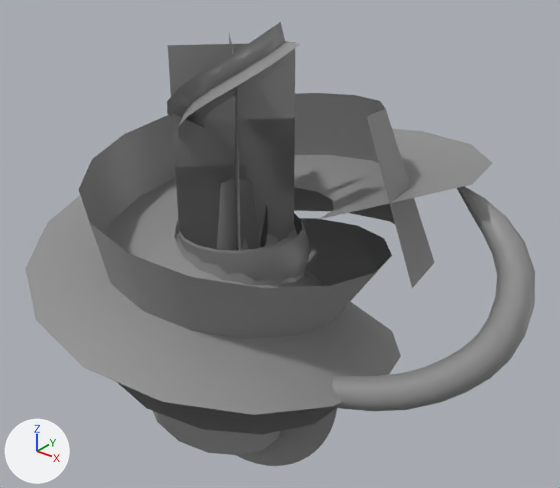
What one commit did to the FBX model Assets/Meshes/Effect/Flogas/Helix_Paladin02.fbx.
Both versions are drawn from a camera (50 mm lens) standing at (4.14, -4.57, 4.2) and looking at (0.32, 0.19, 1.24). Lighting does not change. The marker at lower left points along +X, +Y and +Z. Where no turn or scale is listed for an object, it has been applied to the vertices.

Before the edit, the objects in view are built like this:
```python
ob_fx_marshihit_plane_001_sm_phs = bpy.data.objects.new('FX_Marshihit_Plane_001_SM_PHS', me_fx_marshihit_plane_001_sm_phs)
ob_fx_marshihit_plane_001_sm_phs.location = (0.0, 0.0, 0.0)
ob_fx_minoarcatttrail_001_sm_cjs = bpy.data.objects.new('FX_MinoArcATTTrail_001_SM_CJS', me_fx_minoarcatttrail_001_sm_cjs)
ob_fx_minoarcatttrail_001_sm_cjs.location = (0.0, 0.0, 0.0)
ob_fx_twistcylinder02_sm = bpy.data.objects.new('fx_twistCylinder02_SM', me_fx_twistcylinder02_sm)
ob_fx_twistcylinder02_sm.location = (0.0, 0.0, 0.0)
ob_fx_twistcylinder_001_sm_cjh = bpy.data.objects.new('FX_twistCylinder_001_SM_CJH', me_fx_twistcylinder_001_sm_cjh)
ob_fx_twistcylinder_001_sm_cjh.location = (0.0, 0.0, 0.0)
ob_fx_twistcylinder_002_sm_cjh = bpy.data.objects.new('FX_twistCylinder_002_SM_CJH', me_fx_twistcylinder_002_sm_cjh)
ob_fx_twistcylinder_002_sm_cjh.location = (0.0, 0.0, 0.0)
ob_fx_twistmesh_006_sm_hkb = bpy.data.objects.new('FX_TwistMesh_006_SM_HKB', me_fx_twistmesh_006_sm_hkb)
ob_fx_twistmesh_006_sm_hkb.location = (0.0, 0.0, 0.0)
ob_fx_x_lhelix_twstwind01 = bpy.data.objects.new('fx_X_LHelix_twstwind01', me_fx_x_lhelix_twstwind01)
ob_fx_x_lhelix_twstwind01.location = (0.0, 0.0, 0.0)
ob_fx_x_longmesh_01 = bpy.data.objects.new('fx_x_longMesh_01', me_fx_x_longmesh_01)
ob_fx_x_longmesh_01.location = (0.0, 0.0, 0.0)
ob_fx_x_plane_zreo01 = bpy.data.objects.new('fx_X_Plane_Zreo01', me_fx_x_plane_zreo01)
ob_fx_x_plane_zreo01.location = (0.0, 0.0, 0.0)
# also in view: 'fx_Helix_Paladin02' at (0.09, -0.07, 1.57)
```
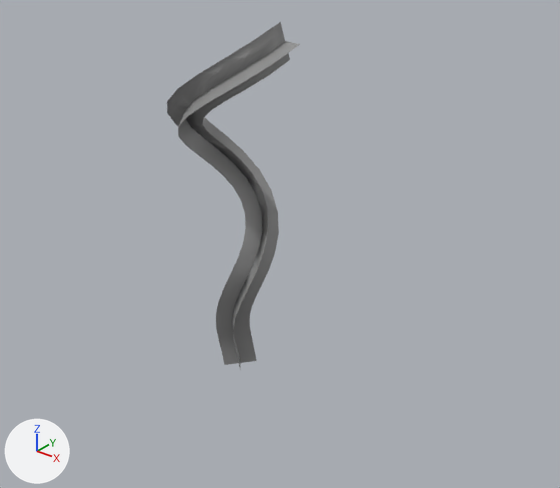
Where the change shows, as pixel boxes (x1, y1, x2, y2) in the pictures (560 x 488 px):
'fx_X_LHelix_twstwind01', deleted
    before: (25, 93, 492, 455)
'FX_MinoArcATTTrail_001_SM_CJS', deleted
    before: (332, 186, 535, 411)
'fx_x_longMesh_01', deleted
    before: (168, 34, 296, 250)
'fx_X_Plane_Zreo01', deleted
    before: (172, 118, 295, 249)
'FX_Marshihit_Plane_001_SM_PHS', deleted
    before: (217, 178, 260, 251)
'FX_TwistMesh_006_SM_HKB', deleted
    before: (236, 408, 337, 466)
'FX_twistCylinder_001_SM_CJH', deleted
    before: (175, 213, 310, 279)
'fx_twistCylinder02_SM', deleted
    before: (176, 223, 305, 286)
'FX_twistCylinder_002_SM_CJH', deleted
    before: (175, 215, 310, 283)
'fx_Helix_Paladin02', unchanged, uncovered by the edit
    before: (167, 22, 300, 250)
    after: (167, 22, 300, 367)

Diff of the bpy script that builds the scene:
```diff
--- a/Assets/Meshes/Effect/Flogas/Helix_Paladin02.fbx.py
+++ b/Assets/Meshes/Effect/Flogas/Helix_Paladin02.fbx.py
@@ ob_fx_minoarcatttrail_001_sm_cjs @@
-ob_fx_minoarcatttrail_001_sm_cjs = bpy.data.objects.new('FX_MinoArcATTTrail_001_SM_CJS', me_fx_minoarcatttrail_001_sm_cjs)
-ob_fx_minoarcatttrail_001_sm_cjs.location = (0.0, 0.0, 0.0)
@@ ob_fx_x_plane_zreo01 @@
-ob_fx_x_plane_zreo01 = bpy.data.objects.new('fx_X_Plane_Zreo01', me_fx_x_plane_zreo01)
-ob_fx_x_plane_zreo01.location = (0.0, 0.0, 0.0)
@@ ob_fx_twistcylinder_002_sm_cjh @@
-ob_fx_twistcylinder_002_sm_cjh = bpy.data.objects.new('FX_twistCylinder_002_SM_CJH', me_fx_twistcylinder_002_sm_cjh)
-ob_fx_twistcylinder_002_sm_cjh.location = (0.0, 0.0, 0.0)
@@ ob_fx_marshihit_plane_001_sm_phs @@
-ob_fx_marshihit_plane_001_sm_phs = bpy.data.objects.new('FX_Marshihit_Plane_001_SM_PHS', me_fx_marshihit_plane_001_sm_phs)
-ob_fx_marshihit_plane_001_sm_phs.location = (0.0, 0.0, 0.0)
@@ ob_fx_x_longmesh_01 @@
-ob_fx_x_longmesh_01 = bpy.data.objects.new('fx_x_longMesh_01', me_fx_x_longmesh_01)
-ob_fx_x_longmesh_01.location = (0.0, 0.0, 0.0)
@@ ob_fx_twistcylinder02_sm @@
-ob_fx_twistcylinder02_sm = bpy.data.objects.new('fx_twistCylinder02_SM', me_fx_twistcylinder02_sm)
-ob_fx_twistcylinder02_sm.location = (0.0, 0.0, 0.0)
@@ ob_fx_twistcylinder_001_sm_cjh @@
-ob_fx_twistcylinder_001_sm_cjh = bpy.data.objects.new('FX_twistCylinder_001_SM_CJH', me_fx_twistcylinder_001_sm_cjh)
-ob_fx_twistcylinder_001_sm_cjh.location = (0.0, 0.0, 0.0)
@@ ob_fx_x_lhelix_twstwind01 @@
-ob_fx_x_lhelix_twstwind01 = bpy.data.objects.new('fx_X_LHelix_twstwind01', me_fx_x_lhelix_twstwind01)
-ob_fx_x_lhelix_twstwind01.location = (0.0, 0.0, 0.0)
@@ ob_fx_twistmesh_006_sm_hkb @@
-ob_fx_twistmesh_006_sm_hkb = bpy.data.objects.new('FX_TwistMesh_006_SM_HKB', me_fx_twistmesh_006_sm_hkb)
-ob_fx_twistmesh_006_sm_hkb.location = (0.0, 0.0, 0.0)
```
